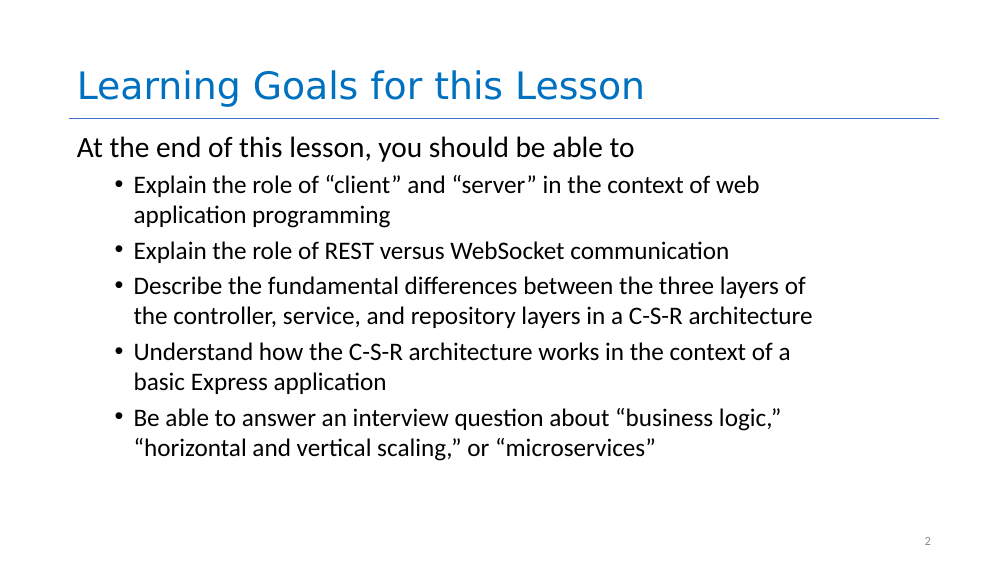
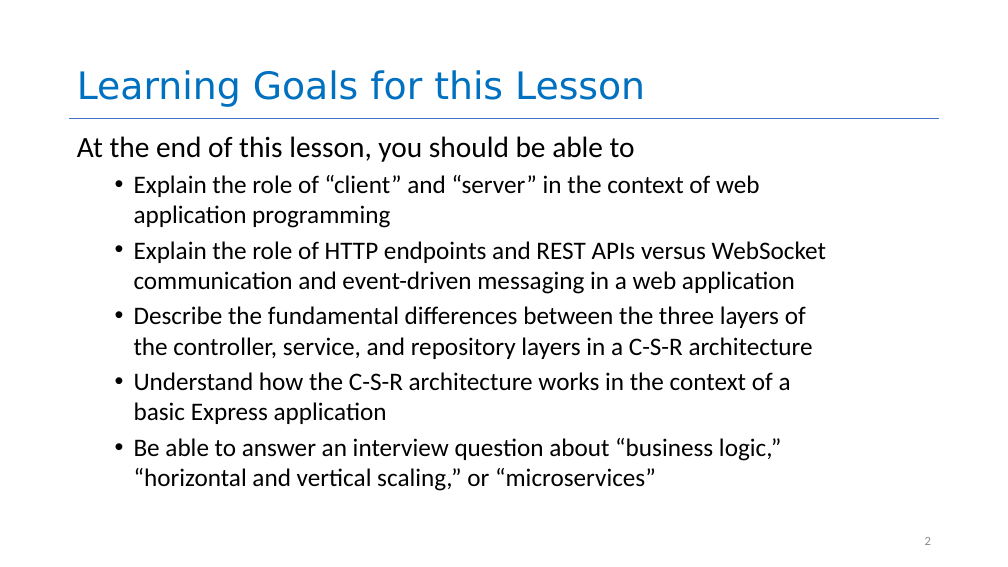
Before and after one commit to neu-se/CS4530-Spring-2026, a slide deck: slide 2 of Slides/Module 04 Web Applications.pptx. Drawn at 1008x567 pixels with LibreOffice and Linux fonts; fonts in the diff are those of the drawing. Boxes give left, top, right and bottom in pixels: in the first picture for what was removed or moved away, otherwise in the second. Text is boxed around its words. In the diff, an @@ line names an element or a change of style, - is before the commit and + after.

```diff
--- a/Slides/Module 04 Web Applications.pptx
+++ b/Slides/Module 04 Web Applications.pptx
@@ text at bbox=[134, 241, 826, 294]: text changed @@
-  • Explain the role of REST versus WebSocket communication
+  • Explain the role of HTTP endpoints and REST APIs versus WebSocket communication and event-driven messaging in a web application
```
Also in this commit, not shown: 6 other slides changed, 2 slides added, 2 other files.
